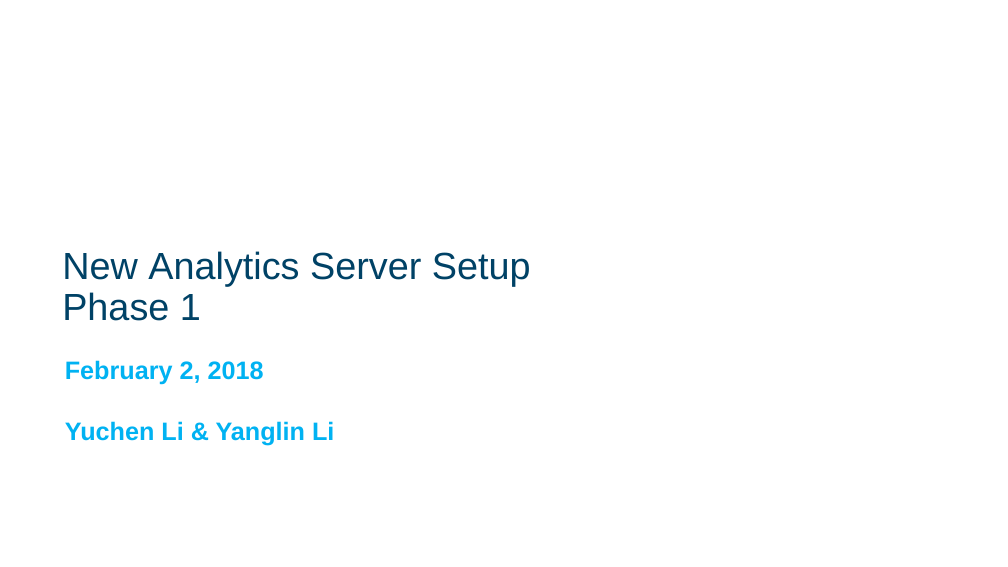
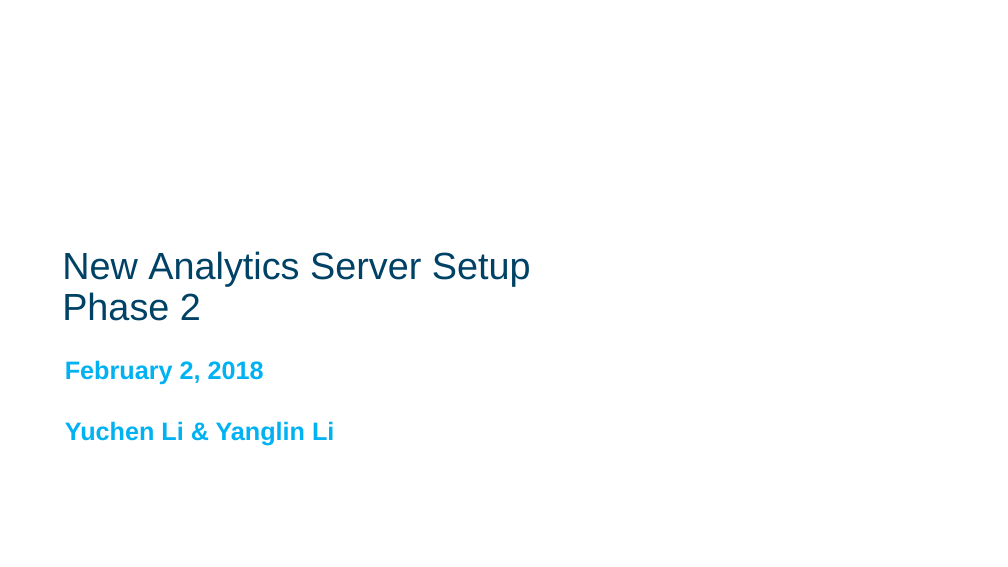
Before and after one commit to ralf0615/Analytics_project_backlog, a slide deck: slide 1 of Analytics_server_setup_v3.pptx. Drawn at 1008x567 pixels with LibreOffice and Linux fonts; fonts in the diff are those of the drawing; background and template pictures are left out. Boxes give left, top, right and bottom in pixels: in the first picture for what was removed or moved away, otherwise in the second. Text is boxed around its words. In the diff, an @@ line names an element or a change of style, - is before the commit and + after.

```diff
--- a/Analytics_server_setup_v3.pptx
+++ b/Analytics_server_setup_v3.pptx
@@ text at [62,292,201,321]: text changed @@
-Phase 1
+Phase 2
```
Also in this commit, not shown: 10 other slides changed, 5 other files.
